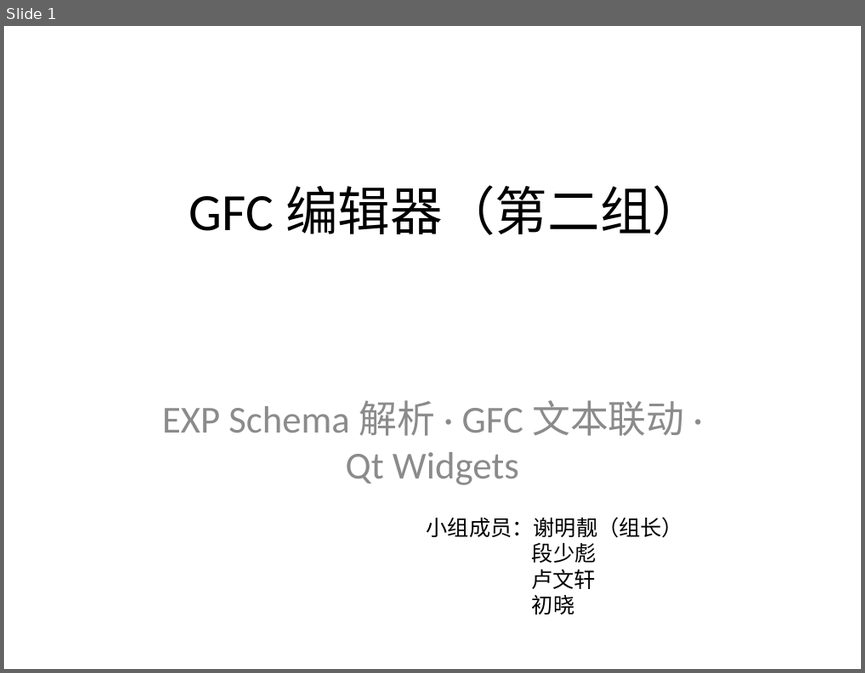
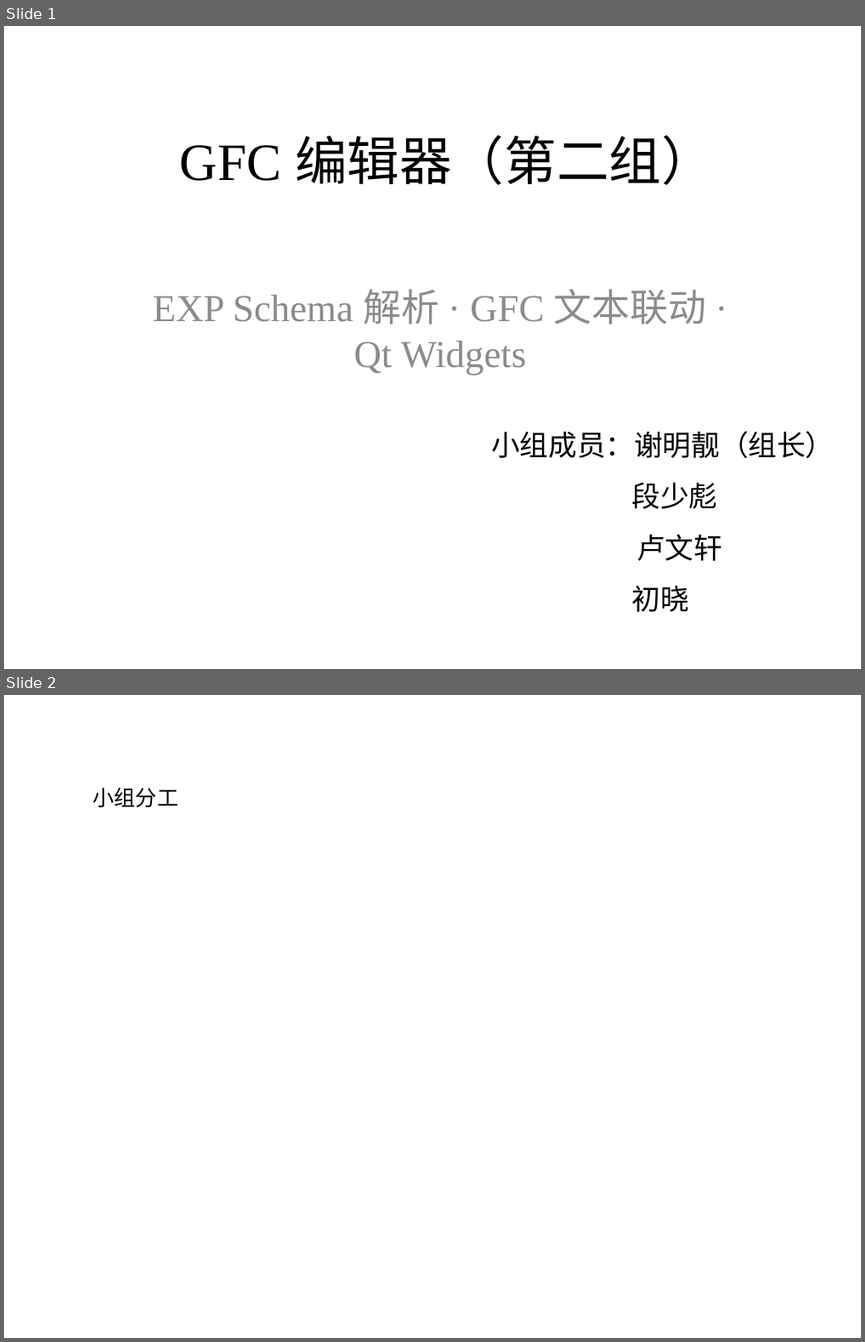
Before and after one commit to azadkong/TOT2025, a slide deck: TOT2025_presentation.pptx. Shown one above the other, each under a label of ours: slide 1 before the commit, slides 1 and 2 after it. The pictures are 865x673 and 865x1342 pixels, drawn with LibreOffice and Linux fonts; fonts in the diff are those of the drawing. Boxes give left, top, right and bottom in pixels: in the first picture for what was removed or moved away, otherwise in the second. Text is boxed around its words. In the diff, an @@ line names an element or a change of style, - is before the commit and + after.

```diff
--- a/TOT2025_presentation.pptx
+++ b/TOT2025_presentation.pptx
@@ slide 2 added at box(4, 695, 861, 1338), background #FFFFFF @@
@@ text added at box(92, 788, 178, 807), 18 pt, text #000000 @@
+小组分工
@@ slide 1 changed as well @@
@@ title "GFC 编辑器（第二组）": place and size @@
-title "GFC 编辑器（第二组）" at box(189, 185, 704, 235)
+title "GFC 编辑器（第二组）" at box(180, 135, 714, 185)
@@ title "GFC 编辑器（第二组）" at box(180, 135, 714, 185): font Calibri to Times New Roman @@
@@ subtitle "EXP Schema 解析 · GFC ..." at box(153, 289, 706, 375): font Calibri to Times New Roman @@
@@ subtitle "EXP Schema 解析 · GFC ...": place and size @@
-subtitle "EXP Schema 解析 · GFC ..." at box(162, 400, 684, 485)
+subtitle "EXP Schema 解析 · GFC ..." at box(153, 289, 706, 375)
@@ text "小组成员：谢明靓（组长）": place and size @@
-text "小组成员：谢明靓（组长）" at box(426, 516, 683, 614)
+text "小组成员：谢明靓（组长）" at box(491, 431, 834, 612)
@@ text "小组成员：谢明靓（组长）" at box(491, 431, 834, 612): size 18 to 24 pt, font Calibri to Times New Roman; line spacing 1 to 1.5 @@
```
Also in this commit, not shown: 9 other slides changed, 3 other slides added, 2 slides removed, 1 other file.
